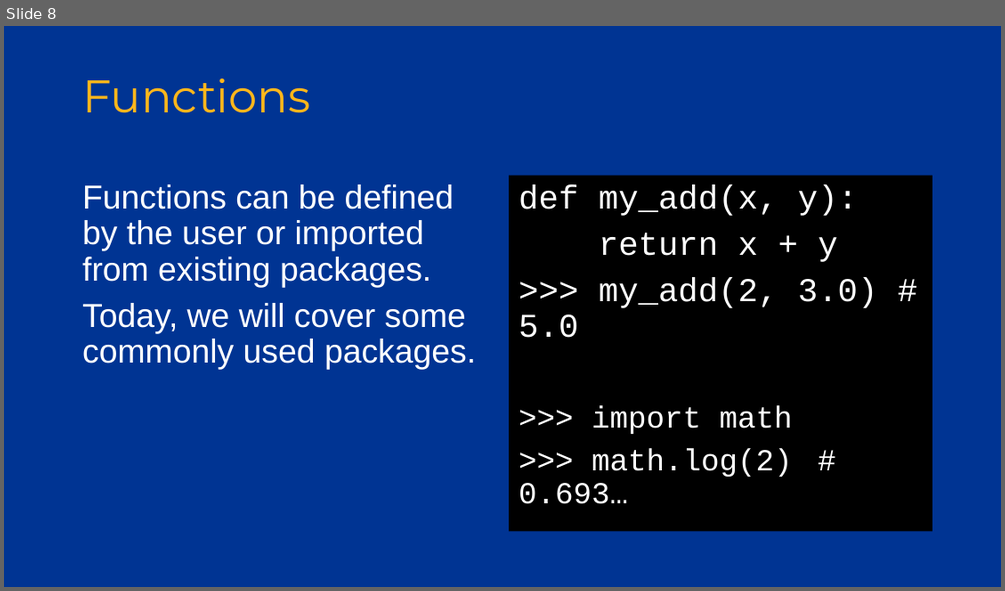
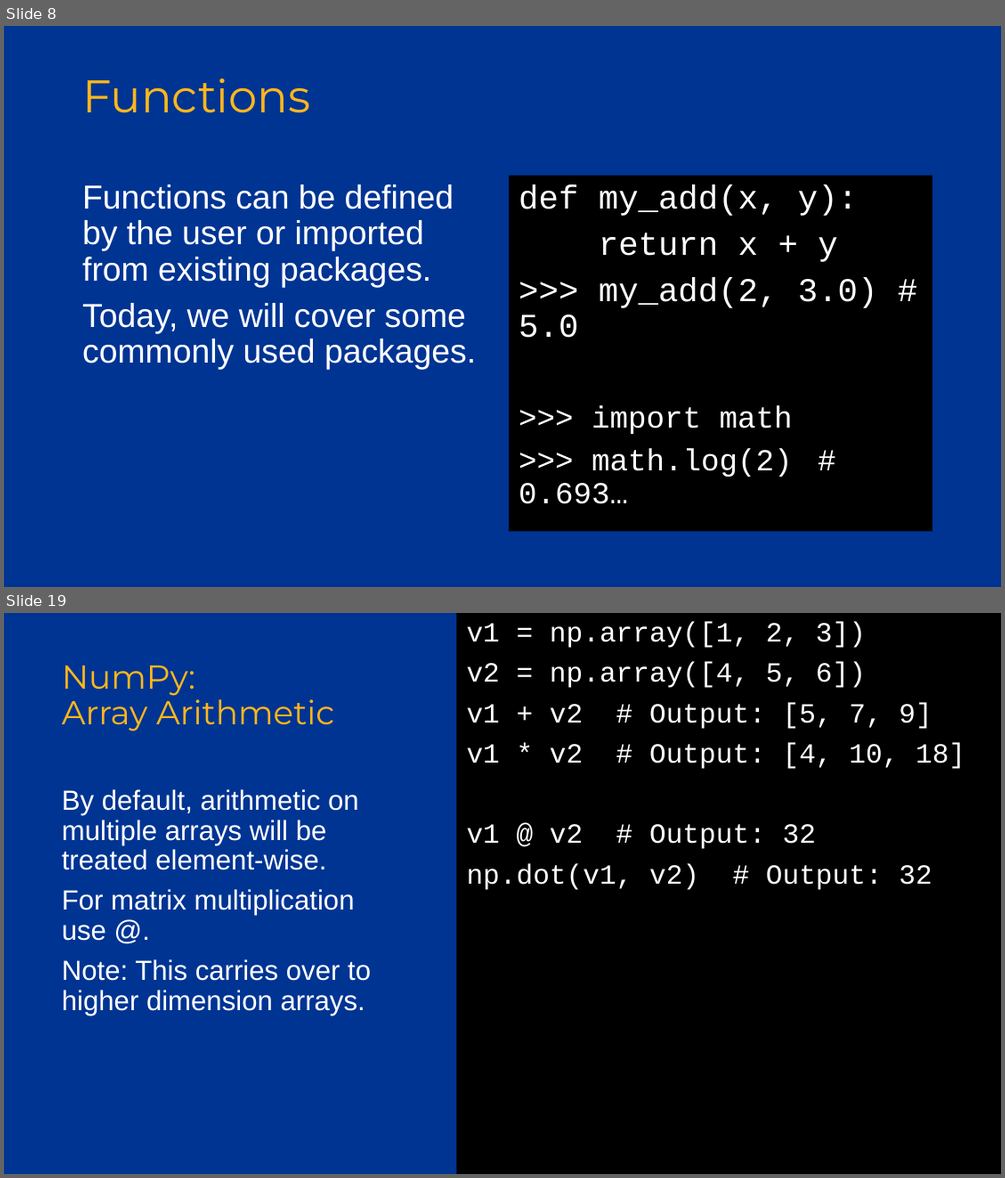
Before and after one commit to Pitt-INFORMS/workshops, a slide deck: python/2024/Python Workshop 2.pptx. Shown one above the other, each under a label of ours: slide 8 before the commit, slides 8 and 19 after it; the slides between them are not shown. The pictures are 1005x591 and 1005x1178 pixels, drawn with LibreOffice and Linux fonts; fonts in the diff are those of the drawing; background and template pictures are left out. Boxes give left, top, right and bottom in pixels: in the first picture for what was removed or moved away, otherwise in the second. Text is boxed around its words. In the diff, an @@ line names an element or a change of style, - is before the commit and + after.

```diff
--- a/python/2024/Python Workshop 2.pptx
+++ b/python/2024/Python Workshop 2.pptx
@@ slide 19 added at [4,613,1001,1174], background #003493 @@
@@ text added at [456,613,1001,1173], fill #000000, 20 pt, text #FFFFFF @@
+v1 = np.array([1, 2, 3])
+v2 = np.array([4, 5, 6])
+v1 + v2 # Output: [5, 7, 9]
+v1 * v2 # Output: [4, 10, 18]
+v1 @ v2 # Output: 32
+np.dot(v1, v2) # Output: 32
@@ title added at [62,666,334,731], 24 pt, text #FFB71B @@
+NumPy:
+Array Arithmetic
@@ text added at [62,789,371,1015], 20 pt, text #FFFFFF @@
+By default, arithmetic on multiple arrays will be treated element-wise.
+For matrix multiplication use @.
+Note: This carries over to higher dimension arrays.
```
Also in this commit, not shown: 27 slides changed, 41 other slides added, 8 slides removed.
